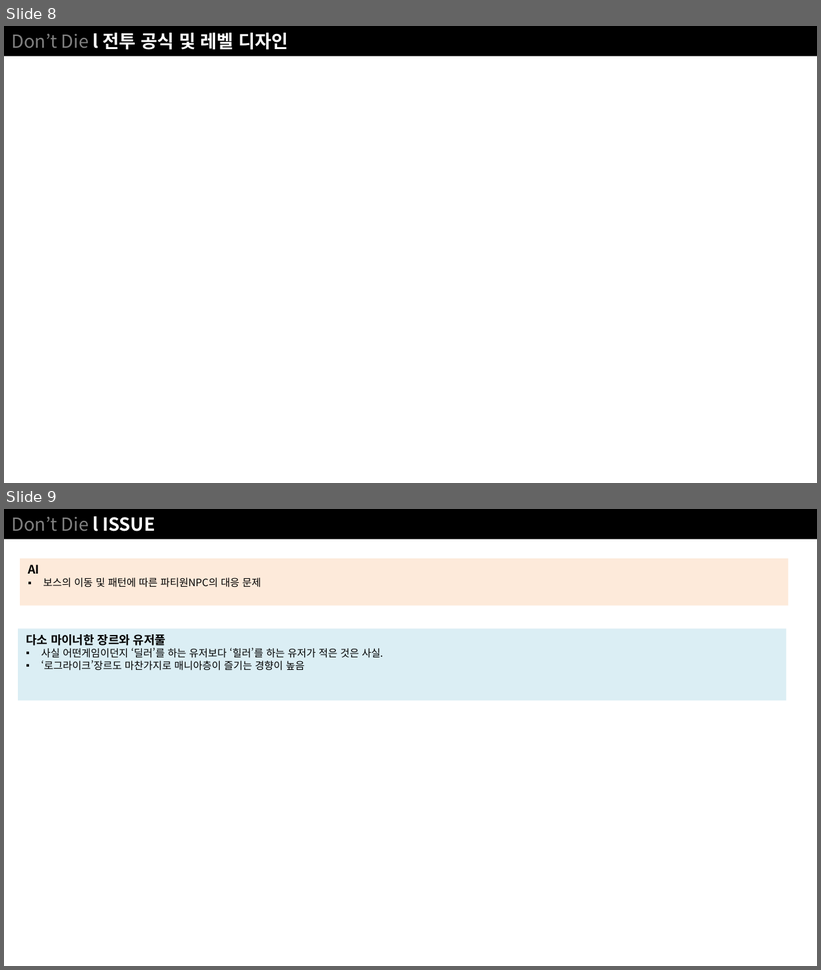
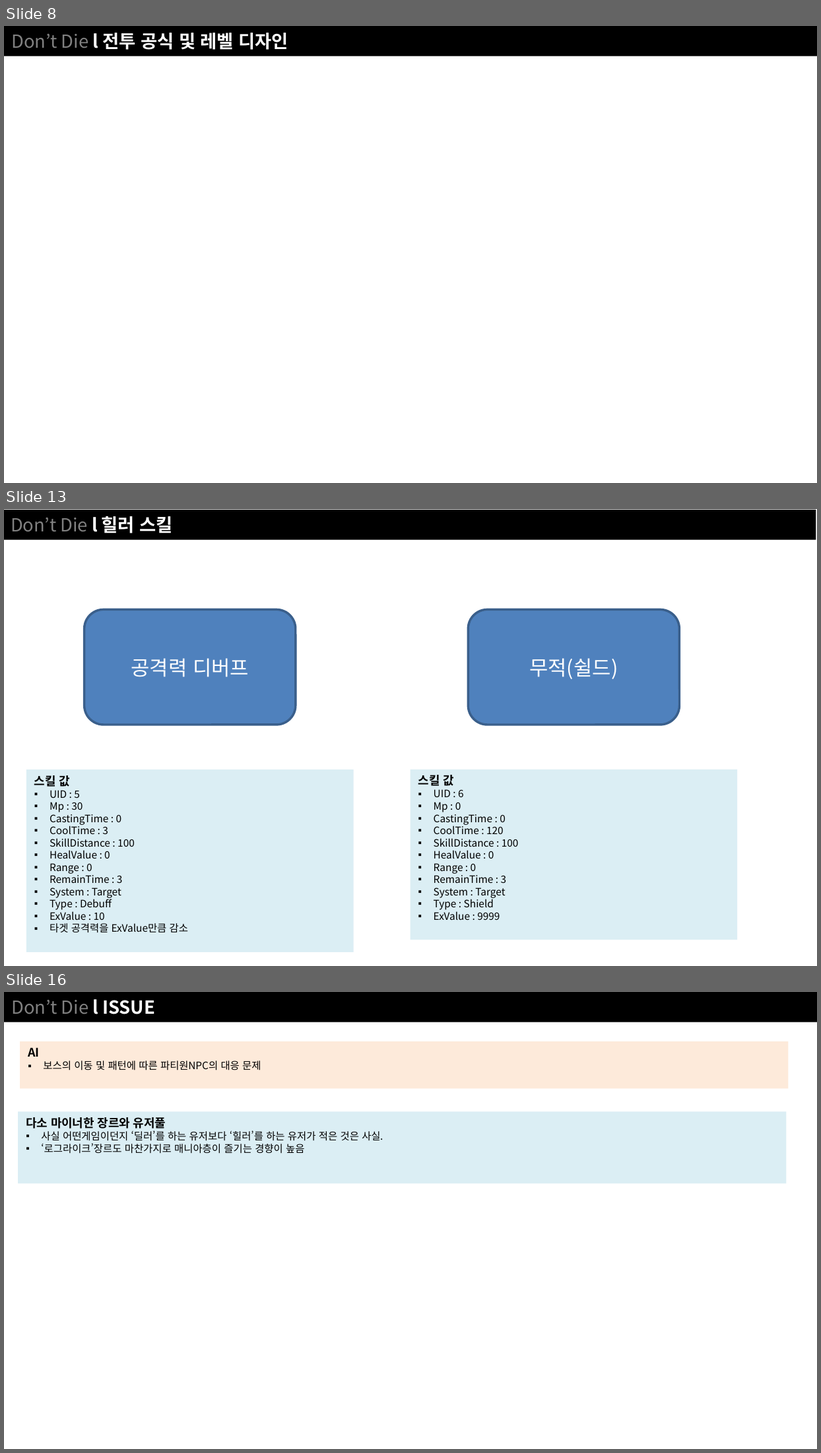
Before and after one commit to NoahCalhoun/DontDie, a slide deck: DDDocument/Don't Die ProtoType.pptx. Shown one above the other, each under a label of ours: slides 8 and 9 before the commit, slides 8, 13 and 16 after it; the slides between them are not shown. The pictures are 821x970 and 821x1453 pixels, drawn with LibreOffice and Linux fonts; fonts in the diff are those of the drawing. Boxes give left, top, right and bottom in pixels: in the first picture for what was removed or moved away, otherwise in the second. Text is boxed around its words. In the diff, an @@ line names an element or a change of style, - is before the commit and + after.

Commit message:
doc
Skill

```diff
--- a/DDDocument/Don't Die ProtoType.pptx
+++ b/DDDocument/Don't Die ProtoType.pptx
@@ slide 13 added at <box>4,509,817,966</box>, background #FFFFFF @@
@@ rectangle added at <box>4,510,816,540</box>, fill #000000, 16 pt, text #808080 @@
+Don’t Die l 힐러 스킬
@@ rounded rectangle added at <box>85,610,296,725</box>, fill #4F81BD, outline #3A5F8C 2 pt, 18 pt, text #FFFFFF @@
+공격력 디버프
@@ rounded rectangle added at <box>468,610,680,725</box>, fill #4F81BD, outline #3A5F8C 2 pt, 18 pt, text #FFFFFF @@
+무적(쉴드)
@@ rectangle added at <box>26,770,354,953</box>, fill #DBEEF4, 9 pt, text #000000 @@
+스킬 값
+▪ UID : 5
+▪ Mp : 30
+▪ CastingTime : 0
+▪ CoolTime : 3
+▪ SkillDistance : 100
+▪ HealValue : 0
+▪ Range : 0
+▪ RemainTime : 3
+▪ System : Target
+▪ Type : Debuff
+▪ ExValue : 10
+▪ 타겟 공격력을 ExValue만큼 감소
@@ rectangle added at <box>411,770,737,941</box>, fill #DBEEF4, 9 pt, text #000000 @@
+스킬 값
+▪ UID : 6
+▪ Mp : 0
+▪ CastingTime : 0
+▪ CoolTime : 120
+▪ SkillDistance : 100
+▪ HealValue : 0
+▪ Range : 0
+▪ RemainTime : 3
+▪ System : Target
+▪ Type : Shield
+▪ ExValue : 9999
@@ what was slide 9 is now slide 16 @@
```
Also in this commit, not shown: 6 other slides added.
